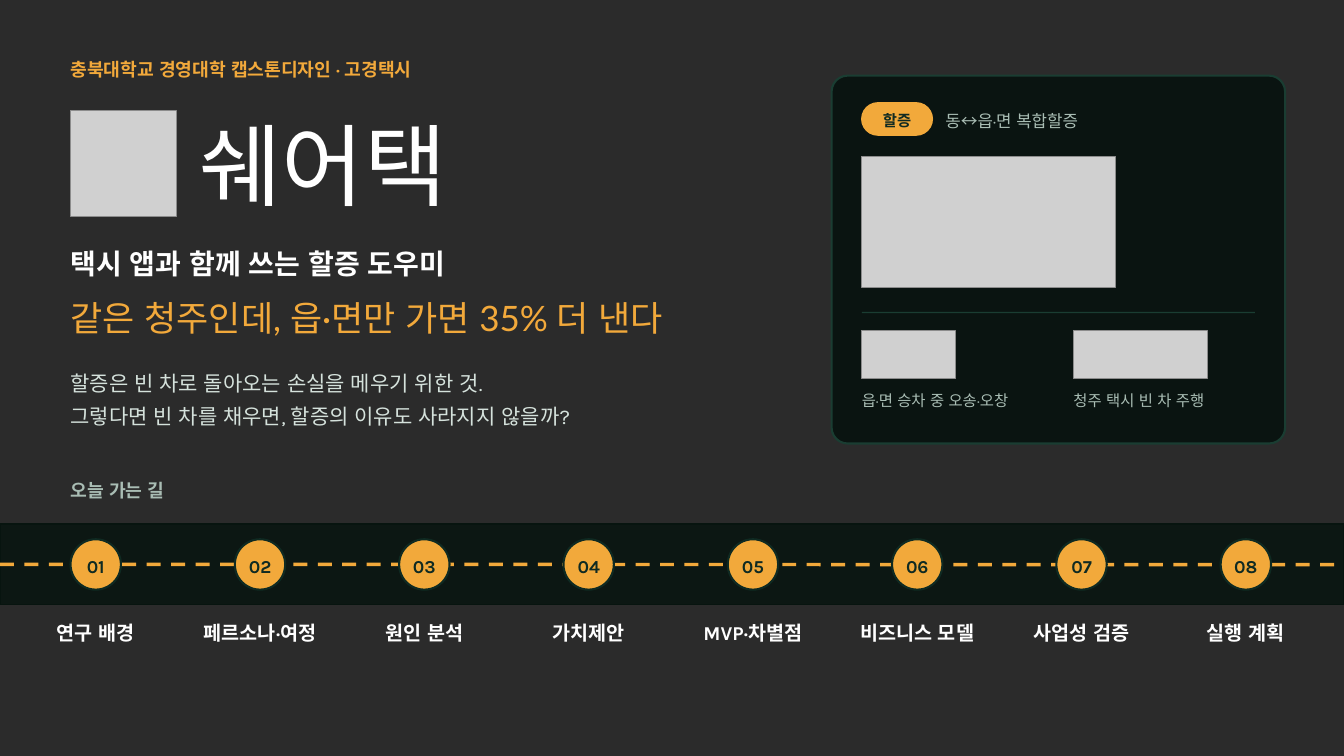
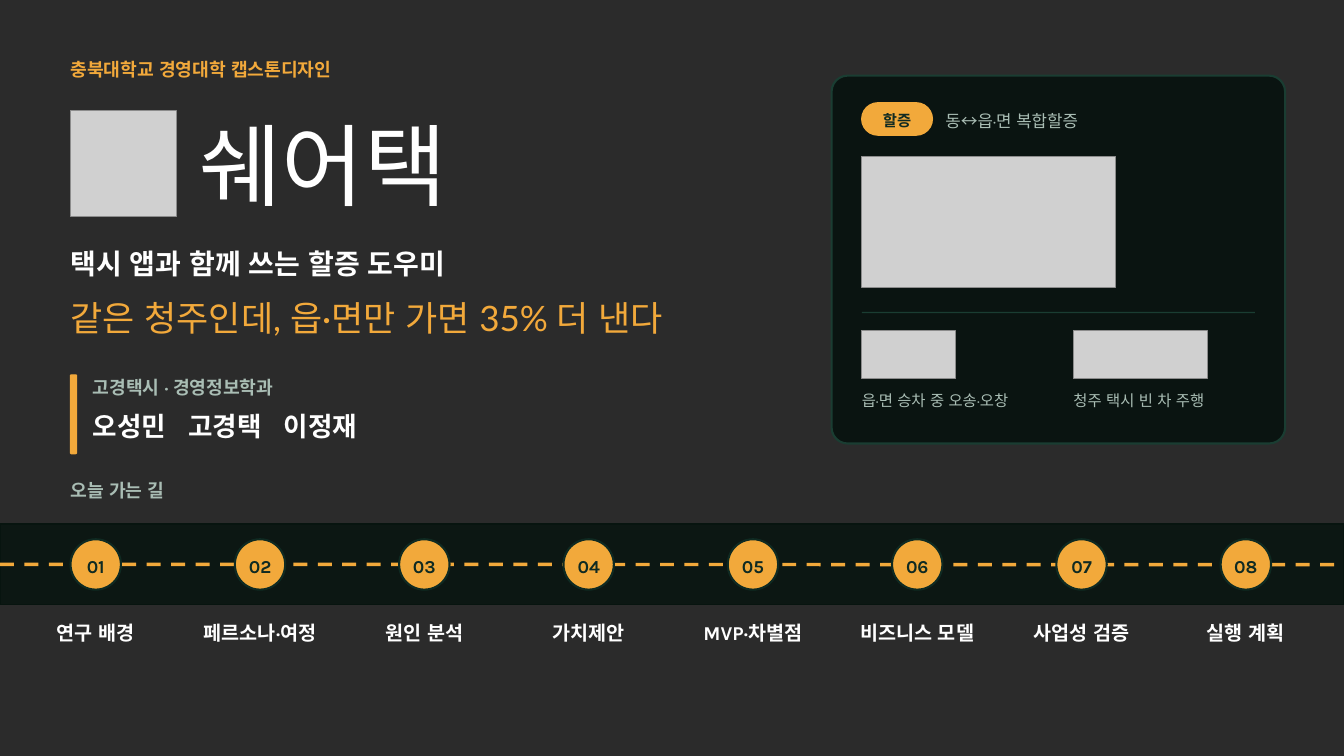
Before and after one commit to gysosm-glitch/TAXI, a slide deck: slide 1 of presentation/쉐어택_발표자료.pptx. Drawn at 1344x756 pixels with LibreOffice and Linux fonts; fonts in the diff are those of the drawing; grey boxes stand for pictures; background and template pictures are left out; a plain dark background stands for a picture behind light text. Boxes give left, top, right and bottom in pixels: in the first picture for what was removed or moved away, otherwise in the second. Text is boxed around its words. In the diff, an @@ line names an element or a change of style, - is before the commit and + after.

```diff
--- a/presentation/쉐어택_발표자료.pptx
+++ b/presentation/쉐어택_발표자료.pptx
@@ text at box(71, 60, 331, 78): text changed @@
-충북대학교 경영대학 캡스톤디자인 · 고경택시
+충북대학교 경영대학 캡스톤디자인
@@ text removed at box(71, 373, 570, 426) @@
-할증은 빈 차로 돌아오는 손실을 메우기 위한 것.
-그렇다면 빈 차를 채우면, 할증의 이유도 사라지지 않을까?
@@ rounded rectangle added at box(71, 375, 77, 454), fill #F2A93B, outline #F2A93B 1 pt @@
@@ text added at box(93, 378, 273, 396), 13 pt, text #A9BDB4, bold @@
+고경택시 · 경영정보학과
@@ text added at box(93, 413, 357, 439), 19 pt, text #FFFFFF, bold @@
+오성민 고경택 이정재
```
Also in this commit, not shown: 1 other slide changed, 8 other files.
